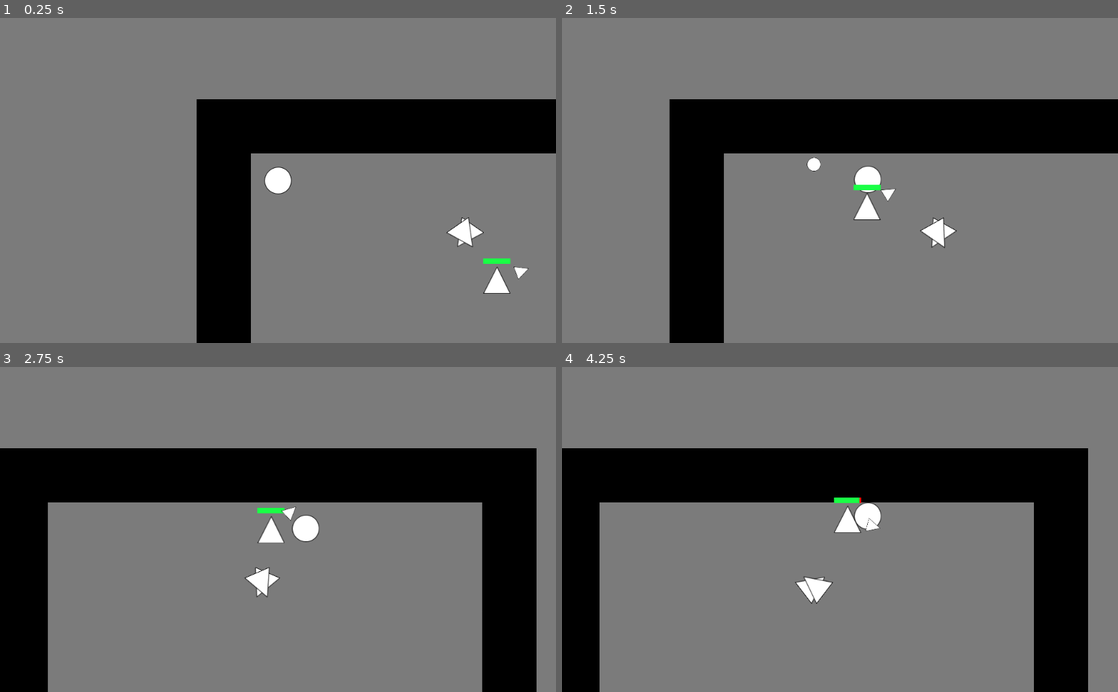
Above: before the commit, frames 1-4 (two rows, left to right).
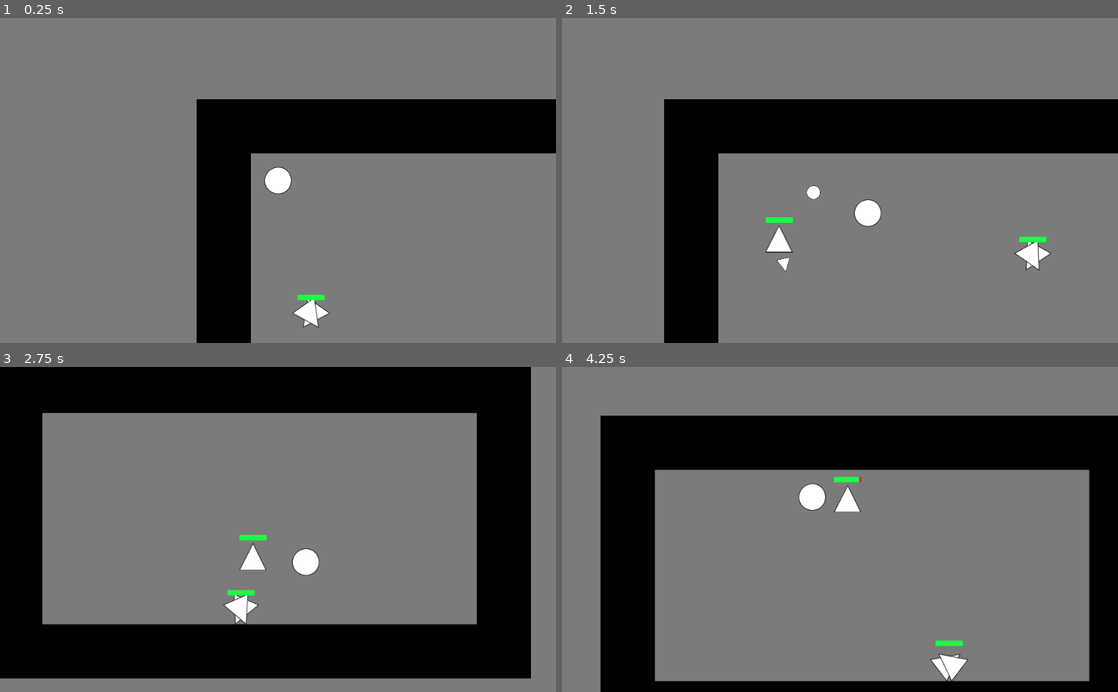
Above: after the commit, the same moments.

Repository: ComradeSparklePony/Slay-the-Triangles
Game: Godot game, scene res://town.tscn
The game is run twice, just before and just after one commit, with the same random seed, the same clock (stepped at 60 frames per second) and the same inputs. The project has no main scene, so this scene is started directly.
Inputs (mouse positions are in pixels of both pictures, inside the frame that each line leads up to):
- Up to frame 1 (0.25 s): no input
- Up to frame 2 (1.5 s): move the mouse to (962, 164) at 0.52 s; press the mouse at (962, 164) at 0.53 s; hold Right (ui_right) 0.53-1.28 s; move the mouse to (728, 196) at 1.27 s; release the mouse at (728, 196) at 1.28 s; hold Down (ui_down) from 1.28 s (still down); click (728, 196) at 1.35 s
- Up to frame 3 (2.75 s): move the mouse to (333, 458) at 2.02 s; release Down (ui_down) at 2.03 s; press the mouse at (333, 458) at 2.03 s; hold Right (ui_right) from 2.03 s (still down)
- Up to frame 4 (4.25 s): move the mouse to (812, 594) at 2.77 s; release Right (ui_right) at 2.78 s; release the mouse at (812, 594) at 2.78 s; hold Up (ui_up) 2.78-3.53 s; click (812, 594) at 2.85 s; move the mouse to (1006, 578) at 3.52 s; press the mouse at (1006, 578) at 3.53 s; hold Left (ui_left) from 3.53 s (still down)

The runs differ from the first frame. In frame 1, 1.0% of the frame differs, in the area x 52-96%, y 61-96%; in frame 2, 3.0%; in frame 3, 46%, in the area x 0-97%, y 0-100%; in frame 4, 41%.

Commit message:
fix enemy spawner movement and make it spawn enemies

Diff:
--- a/enemy.gd
+++ b/enemy.gd
@@ -17,6 +17,7 @@
 	$Timer.wait_time = rand_range(2, 10)
 	# create enemy weapon
 	add_child(enemy_weapon.instance())
+	print("enemy created")
 
 func _process(delta):
 	# find player position and move towards it
--- a/enemy.tscn
+++ b/enemy.tscn
@@ -12,6 +12,7 @@
 points = PoolVector2Array( 0, -25, 25, 25, -25, 25 )
 
 [node name="enemy" type="KinematicBody2D" groups=[
+"collide",
 "kill_proj",
 ]]
 
--- a/enemy_spawner.gd
+++ b/enemy_spawner.gd
@@ -1,13 +1,66 @@
 extends KinematicBody2D
 
+export (PackedScene) var enemy
+
 export (int) var ROT_SPEED
+export (int) var SPEED
 var velocity
+var player
 
+var first_process = true
+
+export (int) var max_hp
+var hp
+
+# rotate tri2 180 degrees and initialize velocity
 func _ready():
+	randomize()
+	# rotate tri2 180 degrees and initialize velocity
 	$tri2.rotate(2*3.1415926535)
 	velocity = Vector2(0,0)
 
+	hp = max_hp
+
+	# init textureprogress
+	$TextureProgress.max_value = max_hp
+	$TextureProgress.value = hp
+
+	# player
+	player = get_parent().get_node("player")
+
+	$Timer.wait_time = 1
+	$Timer.start()
+
+
 func _process(delta):
+
+	#rotate triangles
 	$tri1.rotate(ROT_SPEED * delta)
 	$tri2.rotate(ROT_SPEED * delta * -1)
-	velocity += Vector2(rand_range(-5,5),rand_range(-5,5))
+
+	# randomly adjust velocity
+	velocity += Vector2(rand_range(-1,1),rand_range(-1,1))
+	if velocity.x > 5:
+		velocity.x = -3
+	if velocity.x < -5:
+		velocity.x = 3
+	if velocity.y > 5:
+		velocity.y = -3
+	if velocity.y < -5:
+		velocity.y = 3
+
+	# move
+	move_and_collide(Vector2(velocity.x,0) * SPEED)
+	move_and_collide(Vector2(0,velocity.y) * SPEED)
+
+
+
+# spawn enemies
+func _on_Timer_timeout():
+	var player_distance
+	player_distance = position.distance_to(player.position)
+	$Timer.wait_time = player_distance / 30
+	var new_enemy = enemy.instance()
+	new_enemy.position = position
+	get_parent().add_child(new_enemy)
+	$Timer.start()
--- a/enemy_spawner.tscn
+++ b/enemy_spawner.tscn
@@ -1,14 +1,17 @@
-[gd_scene load_steps=4 format=2]
+[gd_scene load_steps=7 format=2]
 
 [ext_resource path="res://enemy_spawner.gd" type="Script" id=1]
-[ext_resource path="res://assets/white_tri_50px.png" type="Texture" id=2]
+[ext_resource path="res://enemy.tscn" type="PackedScene" id=2]
+[ext_resource path="res://assets/white_tri_50px.png" type="Texture" id=3]
+[ext_resource path="res://assets/red_rect_50x10px.png" type="Texture" id=4]
+[ext_resource path="res://assets/green_rect_50x10px.png" type="Texture" id=5]
 
 [sub_resource type="ConvexPolygonShape2D" id=1]
 
 custom_solver_bias = 0.0
 points = PoolVector2Array( 0, -25, 25, 25, -25, 25 )
 
-[node name="enemy-spawner" type="KinematicBody2D" index="0" groups=[
+[node name="enemy-spawner" type="KinematicBody2D" groups=[
 "kill_proj",
 ]]
 
@@ -17,7 +20,10 @@
 collision_mask = 1
 collision/safe_margin = 0.08
 script = ExtResource( 1 )
-ROT_SPEED = 10
+enemy = ExtResource( 2 )
+ROT_SPEED = 15
+SPEED = 10
+max_hp = 30
 
 [node name="tri1" type="CollisionShape2D" parent="." index="0"]
 
@@ -33,11 +39,43 @@
 
 [node name="Sprite" type="Sprite" parent="tri2" index="0"]
 
-texture = ExtResource( 2 )
+texture = ExtResource( 3 )
 
 [node name="Timer" type="Timer" parent="." index="2"]
 
 process_mode = 1
 wait_time = 1.0
-one_shot = false
+one_shot = true
 autostart = false
+
+[node name="TextureProgress" type="TextureProgress" parent="." index="3"]
+
+anchor_left = 0.0
+anchor_top = 0.0
+anchor_right = 0.0
+anchor_bottom = 0.0
+margin_left = -25.0
+margin_top = -40.0
+margin_right = 25.0
+rect_pivot_offset = Vector2( 0, 0 )
+rect_clip_content = false
+mouse_filter = 1
+mouse_default_cursor_shape = 0
+size_flags_horizontal = 1
+size_flags_vertical = 1
+min_value = 0.0
+max_value = 100.0
+step = 1.0
+page = 0.0
+value = 0.0
+exp_edit = false
+rounded = false
+texture_under = ExtResource( 4 )
+texture_over = null
+texture_progress = ExtResource( 5 )
+radial_fill_degrees = 360.0
+radial_center_offset = Vector2( 0, 0 )
+nine_patch_stretch = false
+_sections_unfolded = [ "Rect", "Textures" ]
+
+[connection signal="timeout" from="Timer" to="." method="_on_Timer_timeout"]
--- a/player.tscn
+++ b/player.tscn
@@ -9,7 +9,9 @@
 custom_solver_bias = 0.0
 radius = 25.0
 
-[node name="player" type="KinematicBody2D"]
+[node name="player" type="KinematicBody2D" groups=[
+"collide",
+]]
 
 input_pickable = true
 collision_layer = 1
--- a/projectile.tscn
+++ b/projectile.tscn
@@ -9,6 +9,7 @@
 radius = 13.0005
 
 [node name="projectile" type="Area2D" groups=[
+"collide",
 "projectile",
 ]]
 
--- a/town.tscn
+++ b/town.tscn
@@ -1,9 +1,8 @@
-[gd_scene load_steps=5 format=2]
+[gd_scene load_steps=4 format=2]
 
 [ext_resource path="res://player.tscn" type="PackedScene" id=1]
 [ext_resource path="res://world-wall.tscn" type="PackedScene" id=2]
-[ext_resource path="res://enemy.tscn" type="PackedScene" id=3]
-[ext_resource path="res://enemy_spawner.tscn" type="PackedScene" id=4]
+[ext_resource path="res://enemy_spawner.tscn" type="PackedScene" id=3]
 
 [node name="town" type="Node2D" index="0"]
 
@@ -130,11 +129,7 @@
 
 position = Vector2( 50, 150 )
 
-[node name="enemy" parent="." index="2" instance=ExtResource( 3 )]
-
-position = Vector2( 610, 360 )
-
-[node name="enemy-spawner" parent="." index="3" instance=ExtResource( 4 )]
+[node name="enemy-spawner" parent="." index="2" instance=ExtResource( 3 )]
 
 position = Vector2( 494.783, 252.29 )
-ROT_SPEED = 15
+max_hp = 300
--- a/world-wall.tscn
+++ b/world-wall.tscn
@@ -8,6 +8,7 @@
 extents = Vector2( 50, 50 )
 
 [node name="world-wall" type="StaticBody2D" groups=[
+"collide",
 "kill_proj",
 ]]
 
Not shown: 1 places in enemy_spawner.tscn that only renumber resources
